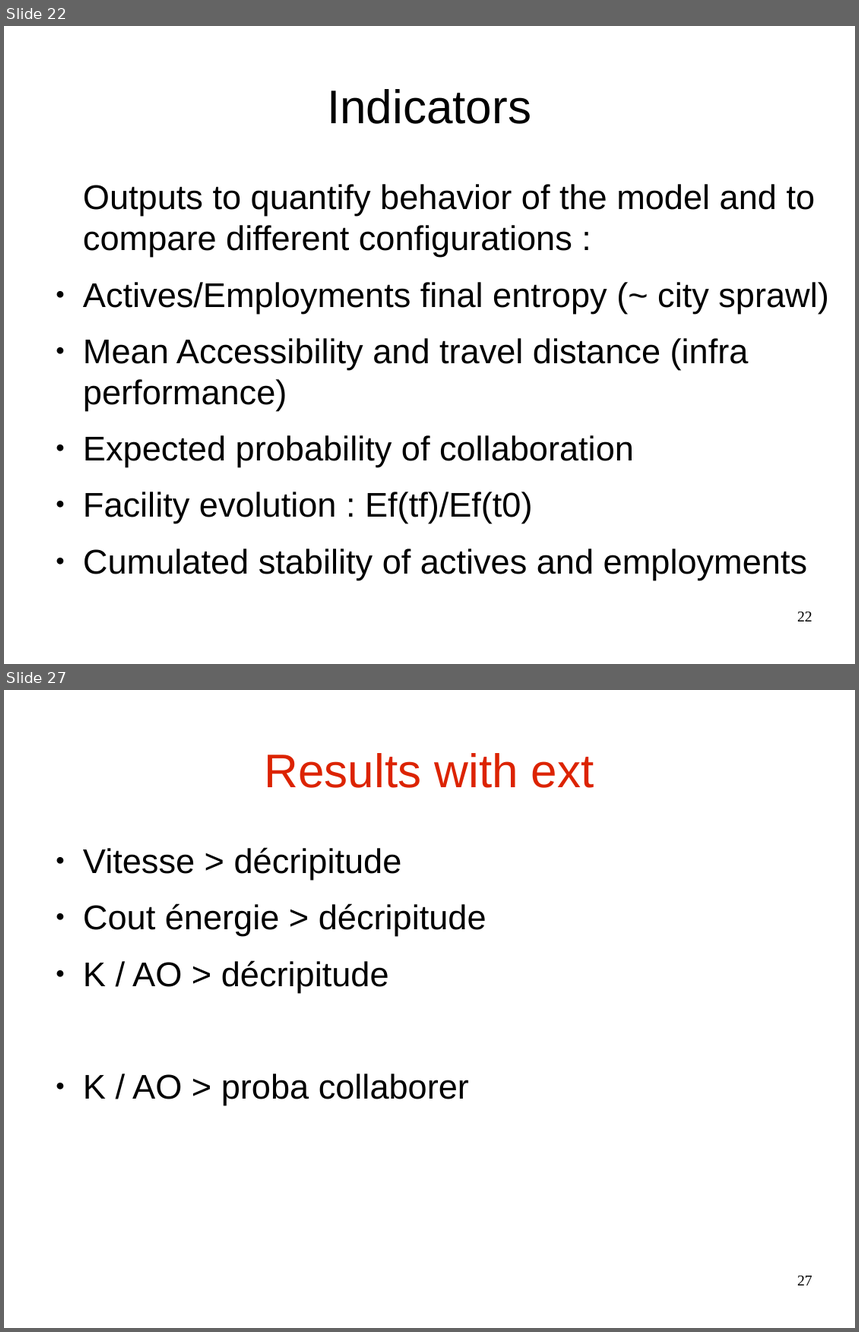
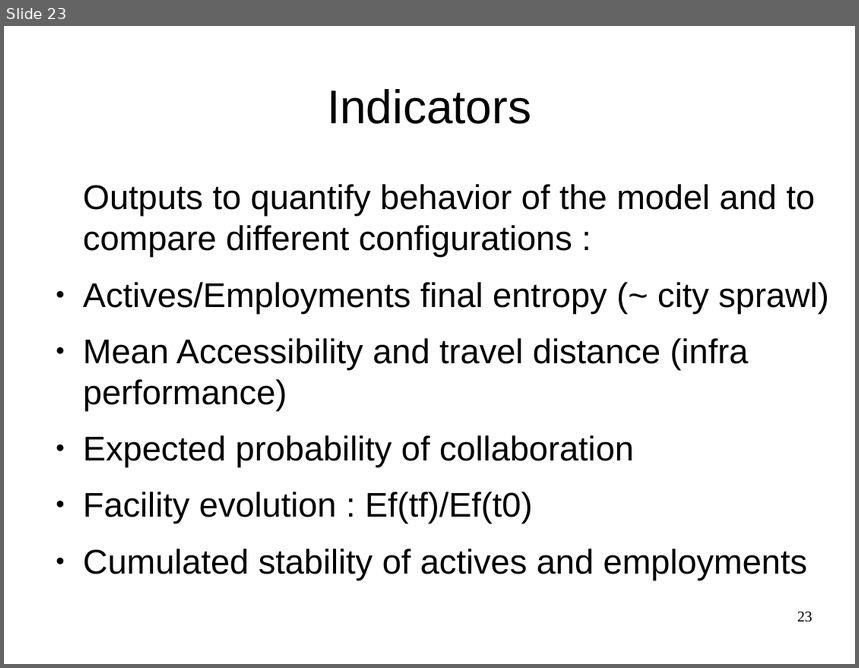
Before and after one commit to JusteRaimbault/CityNetwork, a slide deck: Docs/Communications/ECTQG2015/Metropolsim/LUTECIA-ECTQG-V4.odp. Shown one above the other, each under a label of ours: slides 22 and 27 before the commit, slide 23 after it; the slides between them are not shown. The pictures are 859x1332 and 859x668 pixels, drawn with LibreOffice and Linux fonts; fonts in the diff are those of the drawing. Boxes give left, top, right and bottom in pixels: in the first picture for what was removed or moved away, otherwise in the second. Text is boxed around its words. In the diff, an @@ line names an element or a change of style, - is before the commit and + after.

```diff
--- a/Docs/Communications/ECTQG2015/Metropolsim/LUTECIA-ECTQG-V4.odp
+++ b/Docs/Communications/ECTQG2015/Metropolsim/LUTECIA-ECTQG-V4.odp
@@ slide 27 removed at bbox=[4, 690, 855, 1328], background #FFFFFF @@
@@ title removed at bbox=[264, 753, 595, 788] @@
-Results with ext
@@ text removed at bbox=[83, 847, 487, 1106] @@
-● Vitesse > décripitude
-● Cout énergie > décripitude
-● K / AO > décripitude
-● K / AO > proba collaborer
@@ page number removed at bbox=[797, 1276, 813, 1286] @@
-27
@@ what was slide 22 is now slide 23 @@
@@ page number at bbox=[797, 612, 813, 623]: text changed @@
-22
+23
```
Also in this commit, not shown: 5 slides changed, 10 slides added, 6 other slides removed, 23 other files.
